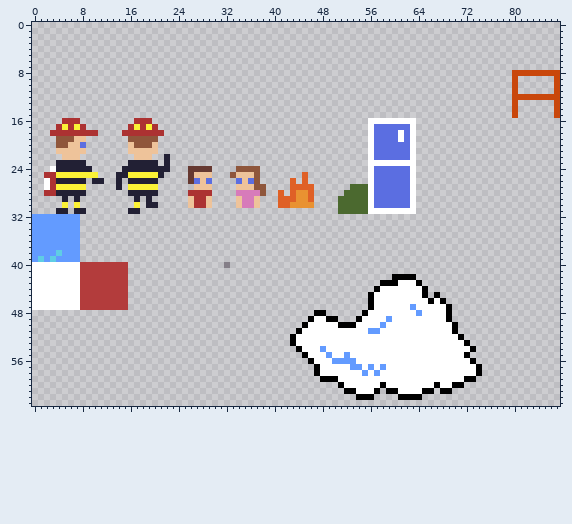
Two states of a sprite sheet, ASSETS/Tiles/tileset.png. Above: the version before the commit.
The file is 88x64 pixels.
The result:
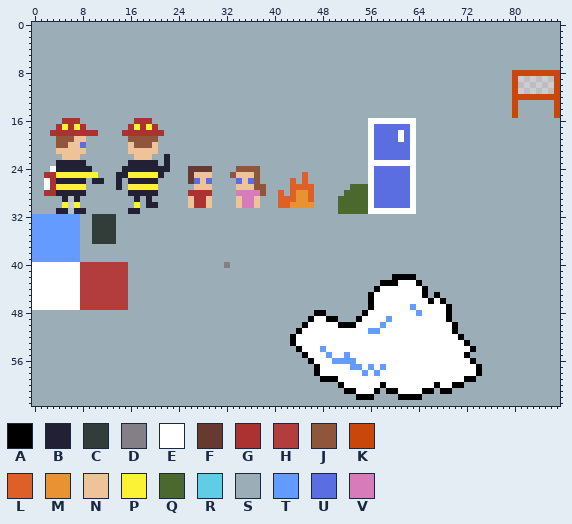
Palette (. is transparent): A #000000  B #222034  C #323c39  D #847e87  E #ffffff  F #663931  G #ac3232  H #b33c3c  J #8f563b  K #c9470b  L #df6026  M #e99231  N #eec39a  P #fbf236  Q #4b692f  R #5fcde4  S #9badb7  T #639bff  U #5b6ee1  V #d77bba
Diff:
y 0..7: x 0..87 ........................................................................................ -> SSSSSSSSSSSSSSSSSSSSSSSSSSSSSSSSSSSSSSSSSSSSSSSSSSSSSSSSSSSSSSSSSSSSSSSSSSSSSSSSSSSSSSSS
y 8..12: x 0..79 ................................................................................ -> SSSSSSSSSSSSSSSSSSSSSSSSSSSSSSSSSSSSSSSSSSSSSSSSSSSSSSSSSSSSSSSSSSSSSSSSSSSSSSSS
y 13..15: x 0..79 ................................................................................ -> SSSSSSSSSSSSSSSSSSSSSSSSSSSSSSSSSSSSSSSSSSSSSSSSSSSSSSSSSSSSSSSSSSSSSSSSSSSSSSSS; x 81..86 ...... -> SSSSSS
y 16: x 0..4 ..... -> SSSSS; x 8..16 ......... -> SSSSSSSSS; x 20..55 .................................... -> SSSSSSSSSSSSSSSSSSSSSSSSSSSSSSSSSSSS; x 64..87 ........................ -> SSSSSSSSSSSSSSSSSSSSSSSS
y 17: x 0..3 .... -> SSSS; x 9..15 ....... -> SSSSSSS; x 21..55 ................................... -> SSSSSSSSSSSSSSSSSSSSSSSSSSSSSSSSSSS; x 64..87 ........................ -> SSSSSSSSSSSSSSSSSSSSSSSS
y 18: x 0..2 ... -> SSS; x 11..14 .... -> SSSS; x 22..55 .................................. -> SSSSSSSSSSSSSSSSSSSSSSSSSSSSSSSSSS; x 64..87 ........................ -> SSSSSSSSSSSSSSSSSSSSSSSS
y 19..21: x 0..3 .... -> SSSS; x 9..15 ....... -> SSSSSSS; x 21..55 ................................... -> SSSSSSSSSSSSSSSSSSSSSSSSSSSSSSSSSSS; x 64..87 ........................ -> SSSSSSSSSSSSSSSSSSSSSSSS
y 22: x 0..4 ..... -> SSSSS; x 8..16 ......... -> SSSSSSSSS; x 20..21 .. -> SS; x 23..55 ................................. -> SSSSSSSSSSSSSSSSSSSSSSSSSSSSSSSSS; x 64..87 ........................ -> SSSSSSSSSSSSSSSSSSSSSSSS
y 23: x 0..3 .... -> SSSS; x 9..15 ....... -> SSSSSSS; x 21 . -> S; x 23..55 ................................. -> SSSSSSSSSSSSSSSSSSSSSSSSSSSSSSSSS; x 64..87 ........................ -> SSSSSSSSSSSSSSSSSSSSSSSS
y 24: x 0..2 ... -> SSS; x 10..14 ..... -> SSSSS; x 23..25 ... -> SSS; x 30..33 .... -> SSSS; x 38..55 .................. -> SSSSSSSSSSSSSSSSSS; x 64..87 ........................ -> SSSSSSSSSSSSSSSSSSSSSSSS
y 25: x 0..1 .. -> SS; x 11..13 ... -> SSS; x 22..25 .... -> SSSS; x 30..32 ... -> SSS; x 38..44 ....... -> SSSSSSS; x 46..55 .......... -> SSSSSSSSSS; x 64..87 ........................ -> SSSSSSSSSSSSSSSSSSSSSSSS
y 26: x 0..1 .. -> SS; x 9 . -> S; x 12..13 .. -> SS; x 15 . -> S; x 21..25 ..... -> SSSSS; x 30..33 .... -> SSSS; x 38..42 ..... -> SSSSS; x 44 . -> S; x 46..55 .......... -> SSSSSSSSSS; x 64..87 ........................ -> SSSSSSSSSSSSSSSSSSSSSSSS
y 27: x 0..1 .. -> SS; x 9..13 ..... -> SSSSS; x 15 . -> S; x 21..26 ...... -> SSSSSS; x 30..33 .... -> SSSS; x 39..42 .... -> SSSS; x 47..52 ...... -> SSSSSS; x 64..87 ........................ -> SSSSSSSSSSSSSSSSSSSSSSSS
y 28: x 0..1 .. -> SS; x 9..15 ....... -> SSSSSSS; x 21..25 ..... -> SSSSS; x 30..33 .... -> SSSS; x 39..40 .. -> SS; x 42 . -> S; x 47..51 ..... -> SSSSS; x 64..87 ........................ -> SSSSSSSSSSSSSSSSSSSSSSSS
y 29: x 0..4 ..... -> SSSSS; x 8..16 ......... -> SSSSSSSSS; x 18 . -> S; x 20..25 ...... -> SSSSSS; x 30..33 .... -> SSSS; x 38..40 ... -> SSS; x 47..50 .... -> SSSS; x 64..87 ........................ -> SSSSSSSSSSSSSSSSSSSSSSSS
y 30: x 0..4 ..... -> SSSSS; x 8..16 ......... -> SSSSSSSSS; x 18 . -> S; x 21..25 ..... -> SSSSS; x 30..33 .... -> SSSS; x 38..40 ... -> SSS; x 47..50 .... -> SSSS; x 64..87 ........................ -> SSSSSSSSSSSSSSSSSSSSSSSS
y 31: x 0..3 .... -> SSSS; x 9..15 ....... -> SSSSSSS; x 18..50 ................................. -> SSSSSSSSSSSSSSSSSSSSSSSSSSSSSSSSS; x 64..87 ........................ -> SSSSSSSSSSSSSSSSSSSSSSSS
y 32..36: x 8..87 ................................................................................ -> SSCCCCSSSSSSSSSSSSSSSSSSSSSSSSSSSSSSSSSSSSSSSSSSSSSSSSSSSSSSSSSSSSSSSSSSSSSSSSSS
y 37: x 8..87 ................................................................................ -> SSSSSSSSSSSSSSSSSSSSSSSSSSSSSSSSSSSSSSSSSSSSSSSSSSSSSSSSSSSSSSSSSSSSSSSSSSSSSSSS
y 38: x 4 R -> T; x 8..87 ................................................................................ -> SSSSSSSSSSSSSSSSSSSSSSSSSSSSSSSSSSSSSSSSSSSSSSSSSSSSSSSSSSSSSSSSSSSSSSSSSSSSSSSS
y 39: x 1 R -> T; x 3 R -> T; x 8..87 ................................................................................ -> SSSSSSSSSSSSSSSSSSSSSSSSSSSSSSSSSSSSSSSSSSSSSSSSSSSSSSSSSSSSSSSSSSSSSSSSSSSSSSSS
y 40: x 16..31 ................ -> SSSSSSSSSSSSSSSS; x 33..87 ....................................................... -> SSSSSSSSSSSSSSSSSSSSSSSSSSSSSSSSSSSSSSSSSSSSSSSSSSSSSSS
y 41: x 16..87 ........................................................................ -> SSSSSSSSSSSSSSSSSSSSSSSSSSSSSSSSSSSSSSSSSSSSSSSSSSSSSSSSSSSSSSSSSSSSSSSS
y 42: x 16..59 ............................................ -> SSSSSSSSSSSSSSSSSSSSSSSSSSSSSSSSSSSSSSSSSSSS; x 64..87 ........................ -> SSSSSSSSSSSSSSSSSSSSSSSS
y 43: x 16..57 .......................................... -> SSSSSSSSSSSSSSSSSSSSSSSSSSSSSSSSSSSSSSSSSS; x 65..87 ....................... -> SSSSSSSSSSSSSSSSSSSSSSS
y 44: x 16..56 ......................................... -> SSSSSSSSSSSSSSSSSSSSSSSSSSSSSSSSSSSSSSSSS; x 66..87 ...................... -> SSSSSSSSSSSSSSSSSSSSSS
y 45: x 16..55 ........................................ -> SSSSSSSSSSSSSSSSSSSSSSSSSSSSSSSSSSSSSSSS; x 66 . -> S; x 68..87 .................... -> SSSSSSSSSSSSSSSSSSSS
y 46: x 16..55 ........................................ -> SSSSSSSSSSSSSSSSSSSSSSSSSSSSSSSSSSSSSSSS; x 69..87 ................... -> SSSSSSSSSSSSSSSSSSS
y 47: x 16..55 ........................................ -> SSSSSSSSSSSSSSSSSSSSSSSSSSSSSSSSSSSSSSSS; x 70..87 .................. -> SSSSSSSSSSSSSSSSSS
y 48: x 0..46 ............................................... -> SSSSSSSSSSSSSSSSSSSSSSSSSSSSSSSSSSSSSSSSSSSSSSS; x 49..54 ...... -> SSSSSS; x 70..87 .................. -> SSSSSSSSSSSSSSSSSS
y 49: x 0..45 .............................................. -> SSSSSSSSSSSSSSSSSSSSSSSSSSSSSSSSSSSSSSSSSSSSSS; x 51..53 ... -> SSS; x 70..87 .................. -> SSSSSSSSSSSSSSSSSS
y 50: x 0..44 ............................................. -> SSSSSSSSSSSSSSSSSSSSSSSSSSSSSSSSSSSSSSSSSSSSS; x 71..87 ................. -> SSSSSSSSSSSSSSSSS
y 51: x 0..43 ............................................ -> SSSSSSSSSSSSSSSSSSSSSSSSSSSSSSSSSSSSSSSSSSSS; x 71..87 ................. -> SSSSSSSSSSSSSSSSS
y 52: x 0..42 ........................................... -> SSSSSSSSSSSSSSSSSSSSSSSSSSSSSSSSSSSSSSSSSSS; x 72..87 ................ -> SSSSSSSSSSSSSSSS
y 53: x 0..42 ........................................... -> SSSSSSSSSSSSSSSSSSSSSSSSSSSSSSSSSSSSSSSSSSS; x 73..87 ............... -> SSSSSSSSSSSSSSS
y 54: x 0..43 ............................................ -> SSSSSSSSSSSSSSSSSSSSSSSSSSSSSSSSSSSSSSSSSSSS; x 74..87 .............. -> SSSSSSSSSSSSSS
y 55: x 0..44 ............................................. -> SSSSSSSSSSSSSSSSSSSSSSSSSSSSSSSSSSSSSSSSSSSSS; x 73..87 ............... -> SSSSSSSSSSSSSSS
y 56: x 0..45 .............................................. -> SSSSSSSSSSSSSSSSSSSSSSSSSSSSSSSSSSSSSSSSSSSSSS; x 74..87 .............. -> SSSSSSSSSSSSSS
y 57..58: x 0..46 ............................................... -> SSSSSSSSSSSSSSSSSSSSSSSSSSSSSSSSSSSSSSSSSSSSSSS; x 75..87 ............. -> SSSSSSSSSSSSS
y 59: x 0..47 ................................................ -> SSSSSSSSSSSSSSSSSSSSSSSSSSSSSSSSSSSSSSSSSSSSSSSS; x 74..87 .............. -> SSSSSSSSSSSSSS
y 60: x 0..50 ................................................... -> SSSSSSSSSSSSSSSSSSSSSSSSSSSSSSSSSSSSSSSSSSSSSSSSSSS; x 72..87 ................ -> SSSSSSSSSSSSSSSS
y 61: x 0..51 .................................................... -> SSSSSSSSSSSSSSSSSSSSSSSSSSSSSSSSSSSSSSSSSSSSSSSSSSSS; x 58 . -> S; x 67 . -> S; x 70..87 .................. -> SSSSSSSSSSSSSSSSSS
y 62: x 0..53 ...................................................... -> SSSSSSSSSSSSSSSSSSSSSSSSSSSSSSSSSSSSSSSSSSSSSSSSSSSSSS; x 57..60 .... -> SSSS; x 65..87 ....................... -> SSSSSSSSSSSSSSSSSSSSSSS
y 63: x 0..87 ........................................................................................ -> SSSSSSSSSSSSSSSSSSSSSSSSSSSSSSSSSSSSSSSSSSSSSSSSSSSSSSSSSSSSSSSSSSSSSSSSSSSSSSSSSSSSSSSS
Changed places in both pictures, as pixel boxes (x1, y1, x2, y2):
changed: (32, 22, 560, 406)
